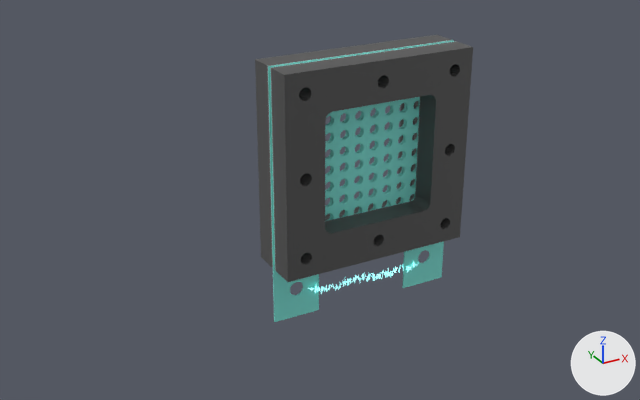
The glTF model public/assets/model/application-energy.glb, before and after one commit.
Before and after are seen from a camera (50 mm lens) standing at (-162.0, -261.0, 118.0) and looking at (-16.0, 5.0, -15.0). Lighting does not change. The marker at lower right points along +X, +Y and +Z. The picture after the commit comes second. Where no turn or scale is listed for an object, it has been applied to the vertices.

The first picture shows 'Cube', 'part_001', 'part_003', 'part_007', 'part_009' and 2 more.
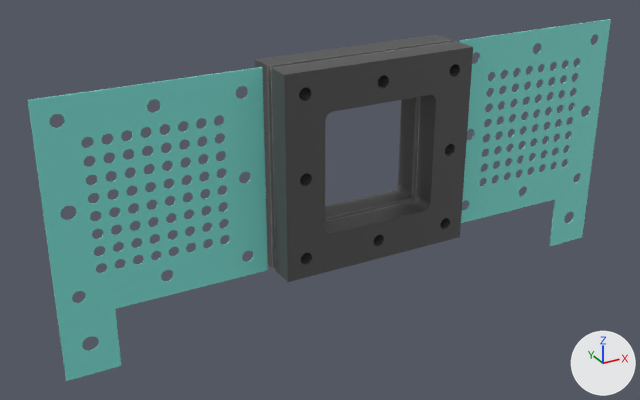
Commit message: Update application-energy

Boxes (x1, y1, x2, y2) around the edits, measured in the pictures (640 x 400 px):
'part_007', moved
    before: (268, 40, 454, 322)
    after: (28, 67, 268, 381)
'part_003', moved
    before: (270, 41, 455, 288)
    after: (459, 19, 611, 246)
'Cube', deleted
    before: (308, 261, 417, 294)
'part_008', unchanged, uncovered by the edit
    before: (267, 40, 450, 268)
    after: (267, 40, 453, 268)

Edits to the bpy script that builds the scene:
```text
Change ob_part_003:
    ob_part_003.location: (0.0, 0.0, 0.0) -> (77.8, 0.0, 0.0)
Change ob_part_007:
    ob_part_007.location: (0.0, 0.0, 0.0) -> (-78.2, 0.0, 0.0)
Remove ob_cube:
    ob_cube = bpy.data.objects.new('Cube', me_cube_001)
    ob_cube.location = (-0.5, -1.1, -47.7)
```
